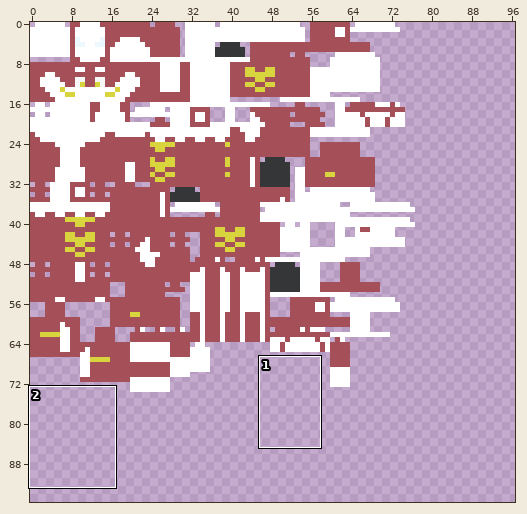
File history of a sprite sheet, src/main/resources/assets/changed/textures/latex_red_dragon.png. The picture above shows the old version from afar; the outline marks the close-up.
Close-up. Before the edit:
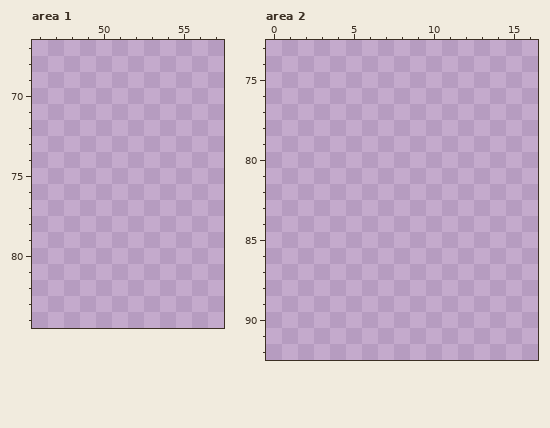
The file is 128x128 pixels. Colours within 5 levels of each other are drawn and written as one. Shown: area 1: x 46..57, y 67..84; area 2: x 0..16, y 73..92. The wide view leaves out empty margins. The commit also changed other parts of the picture, which this record leaves out.
And afterwards:
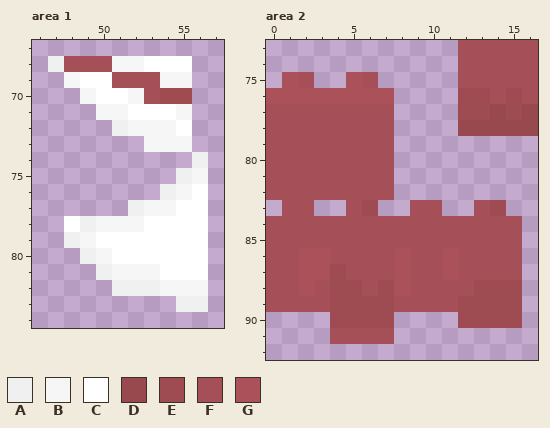
Palette (. is transparent): A #f0f0f0  B #f6f6f6  C #ffffff  D #98494e  E #9e4b52  F #a54f58  G #ab515a
Difference:
--- area 1
@@ x 46..57 @@
 67 ............
-68 ............
-69 ............
-70 ............
-71 ............
-72 ............
-73 ............
-74 ............
-75 ............
-76 ............
-77 ............
-78 ............
-79 ............
-80 ............
-81 ............
-82 ............
-83 ............
+68 .AFFFBBCCC..
+69 ..BCCFFFBB..
+70 ...BCCBFEE..
+71 ....BBCCCB..
+72 .....ABBBC..
+73 .......BBB..
+74 ..........A.
+75 .........AB.
+76 ........ABC.
+77 ......ABBCC.
+78 ..CABBBCCCC.
+79 ..ABCCCCCCC.
+80 ...ABCCCCCC.
+81 ....ABBBCCC.
+82 .....AAABBB.
+83 .........AA.
 84 ............
--- area 2
@@ x 0..16 @@
-73 .................
-74 .................
-75 .................
-76 .................
-77 .................
-78 .................
-79 .................
-80 .................
-81 .................
-82 .................
-83 .................
-84 .................
-85 .................
-86 .................
-87 .................
-88 .................
-89 .................
-90 .................
-91 .................
+73 ............FFFFF
+74 ............FFFFF
+75 .GF..GF.....FFFFF
+76 GGGGGGGG....EEFEF
+77 FFFFFFFF....EEDED
+78 FFFFFFFF....DDDDD
+79 FFFFFFFF.........
+80 FFFFFFFF.........
+81 FFFFFFFF.........
+82 FFFFFFFF.........
+83 .FF..FE..FF..FE..
+84 FFFFFFFFFFFFFFFF.
+85 FFFFFFFFFFFFFFFF.
+86 FFGGFFFFGFFGFFFF.
+87 FFGGEFFFGFFGFFFF.
+88 FFGFEEFEGFFFFEEE.
+89 FFFFEEEEFFFFEEEE.
+90 ....EEEE....EEEE.
+91 ....FFFF.........
 92 .................
